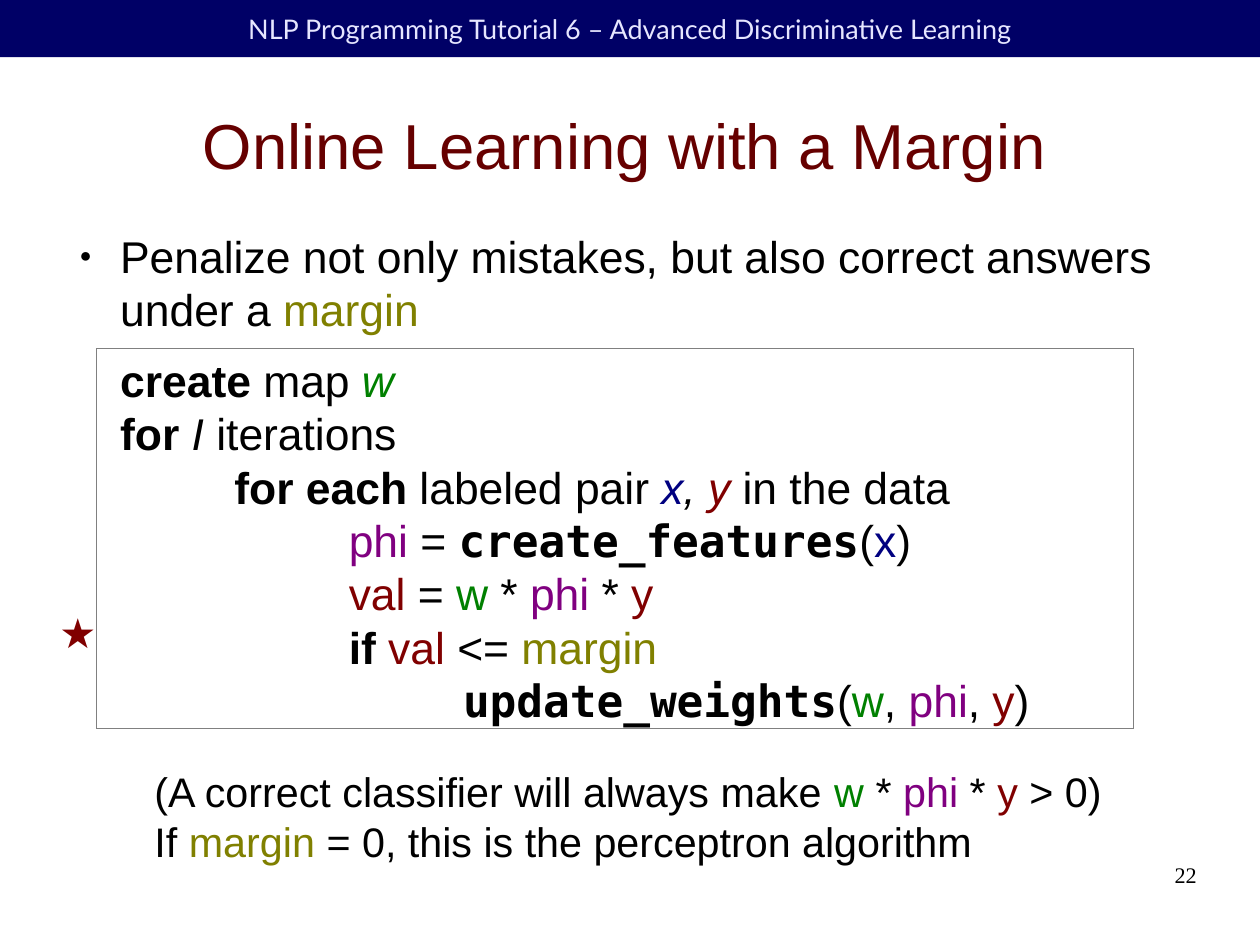
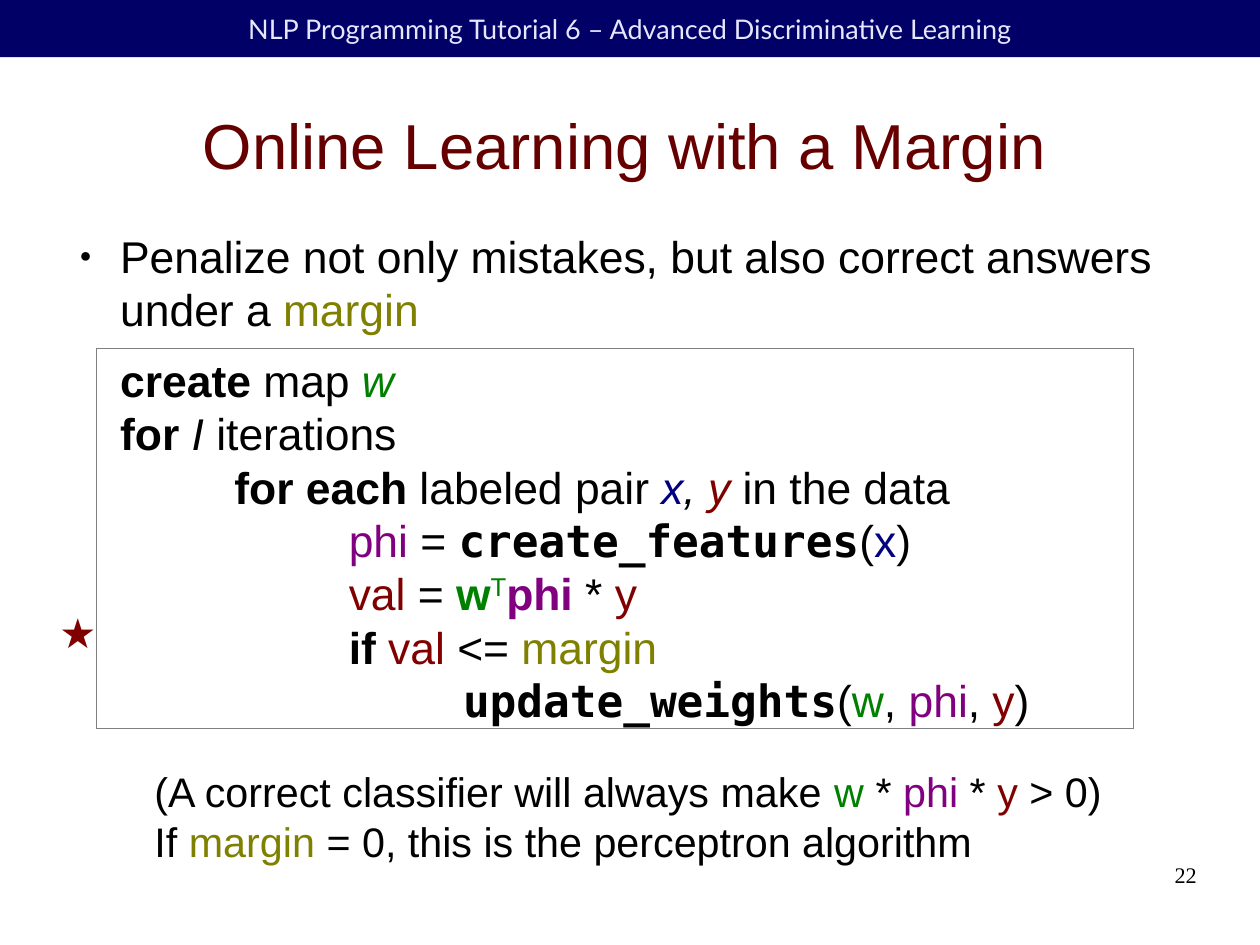
Before and after one commit to duffrind/nlppractice, a slide deck: slide 22 of download/06-discriminative/nlp-programming-en-06-discriminative.odp. Drawn at 1260x945 pixels with LibreOffice and Linux fonts; fonts in the diff are those of the drawing; background and template pictures are left out. Boxes give left, top, right and bottom in pixels: in the first picture for what was removed or moved away, otherwise in the second. Text is boxed around its words. In the diff, an @@ line names an element or a change of style, - is before the commit and + after.

```diff
--- a/download/06-discriminative/nlp-programming-en-06-discriminative.odp
+++ b/download/06-discriminative/nlp-programming-en-06-discriminative.odp
@@ text at (120, 368, 1029, 727): text changed @@
-create map w
-for I iterations
-for each labeled pair x, y in the data
-phi = create_features(x)
-val = w * phi * y
-if val <= margin
-update_weights(w, phi, y)
+create map w
+for I iterations
+for each labeled pair x, y in the data
+phi = create_features(x)
+val = wTphi * y
+if val <= margin
+update_weights(w, phi, y)
```
Also in this commit, not shown: 7 other slides changed, 4 other files.
